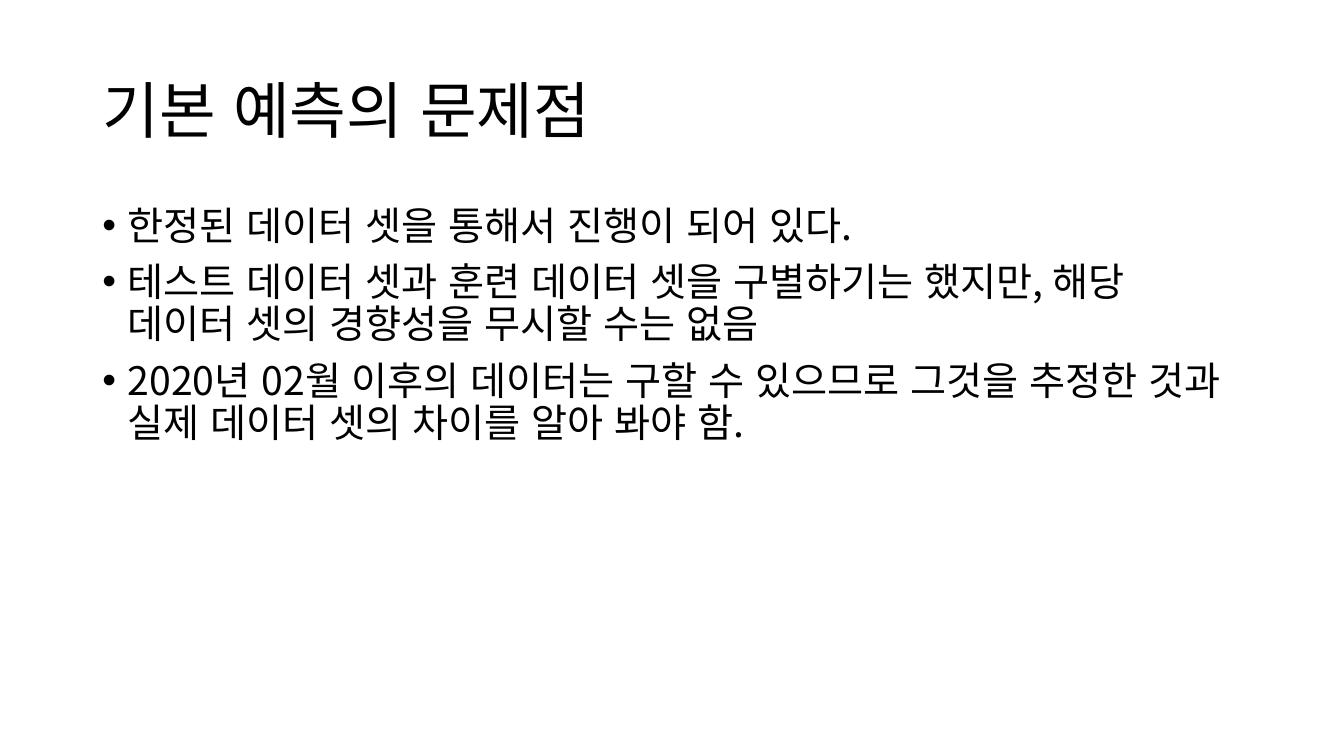
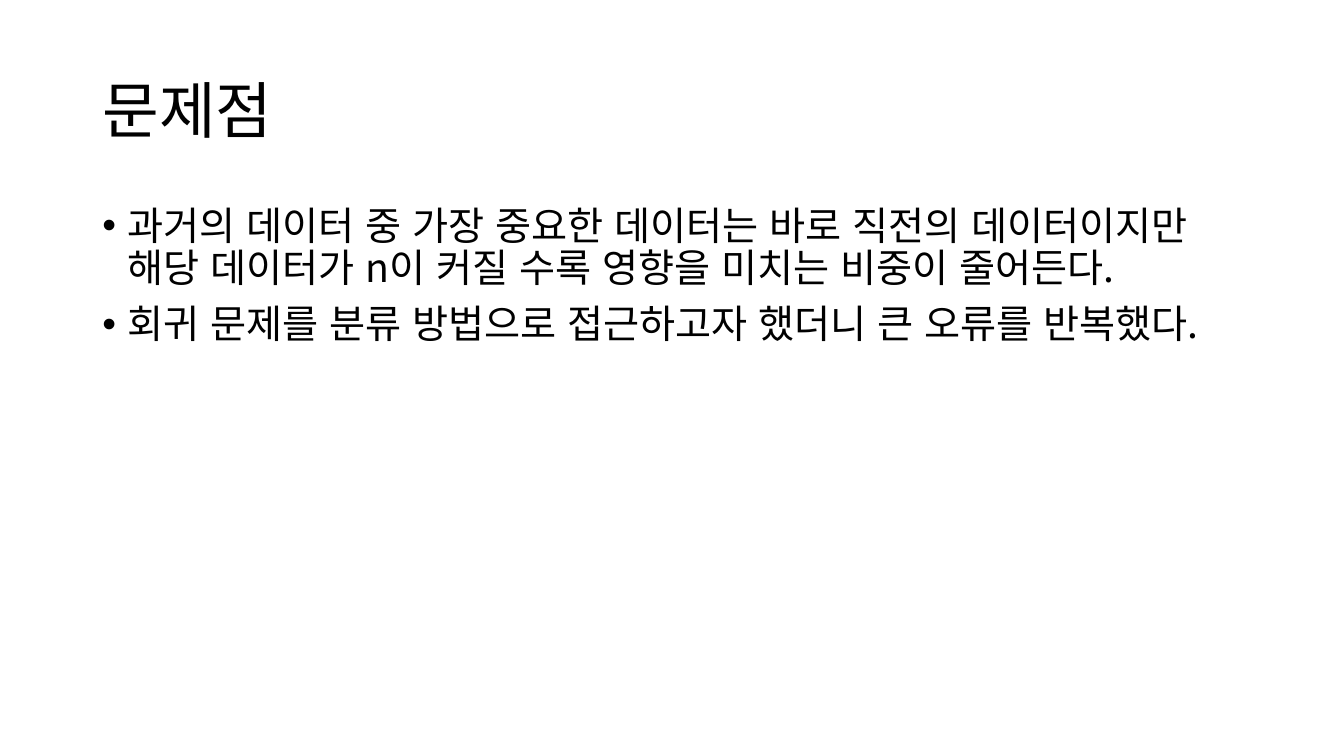
Before and after one commit to artistic100one/machinelearning, a slide deck: slide 11 of ML Project/Bitcoin Data.pptx (slide 8 before the commit). Drawn at 1344x756 pixels with LibreOffice and Linux fonts; fonts in the diff are those of the drawing. Boxes give left, top, right and bottom in pixels: in the first picture for what was removed or moved away, otherwise in the second. Text is boxed around its words. In the diff, an @@ line names an element or a change of style, - is before the commit and + after.

```diff
--- a/ML Project/Bitcoin Data.pptx
+++ b/ML Project/Bitcoin Data.pptx
@@ title at [102,82,272,138]: text changed @@
-기본 예측의 문제점
+문제점
@@ text at [128,207,1198,341]: text changed @@
-• 한정된 데이터 셋을 통해서 진행이 되어 있다.
-• 테스트 데이터 셋과 훈련 데이터 셋을 구별하기는 했지만, 해당 데이터 셋의 경향성을 무시할 수는 없음
-• 2020년 02월 이후의 데이터는 구할 수 있으므로 그것을 추정한 것과 실제 데이터 셋의 차이를 알아 봐야 함.
+• 과거의 데이터 중 가장 중요한 데이터는 바로 직전의 데이터이지만 해당 데이터가 n이 커질 수록 영향을 미치는 비중이 줄어든다.
+• 회귀 문제를 분류 방법으로 접근하고자 했더니 큰 오류를 반복했다.
```
Also in this commit, not shown: 3 other slides changed, 4 slides added, 1 slide removed, 3 other files.
